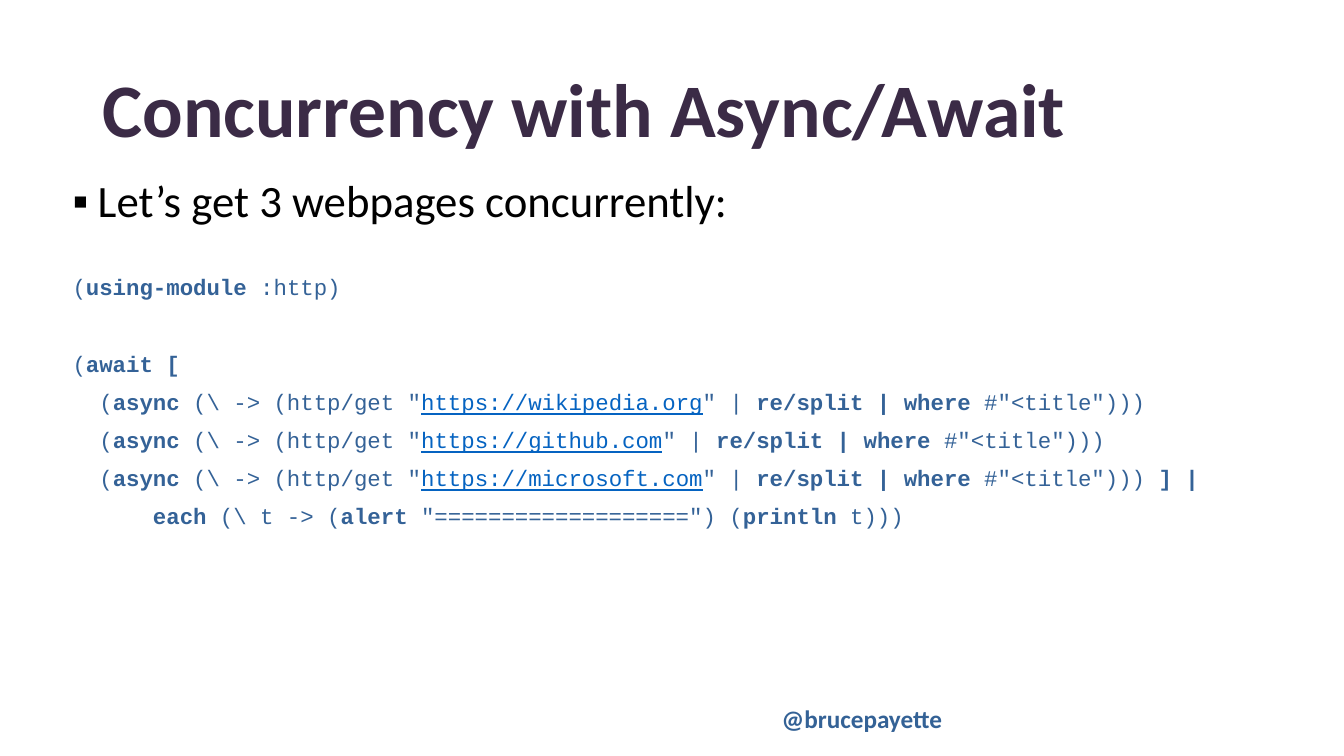
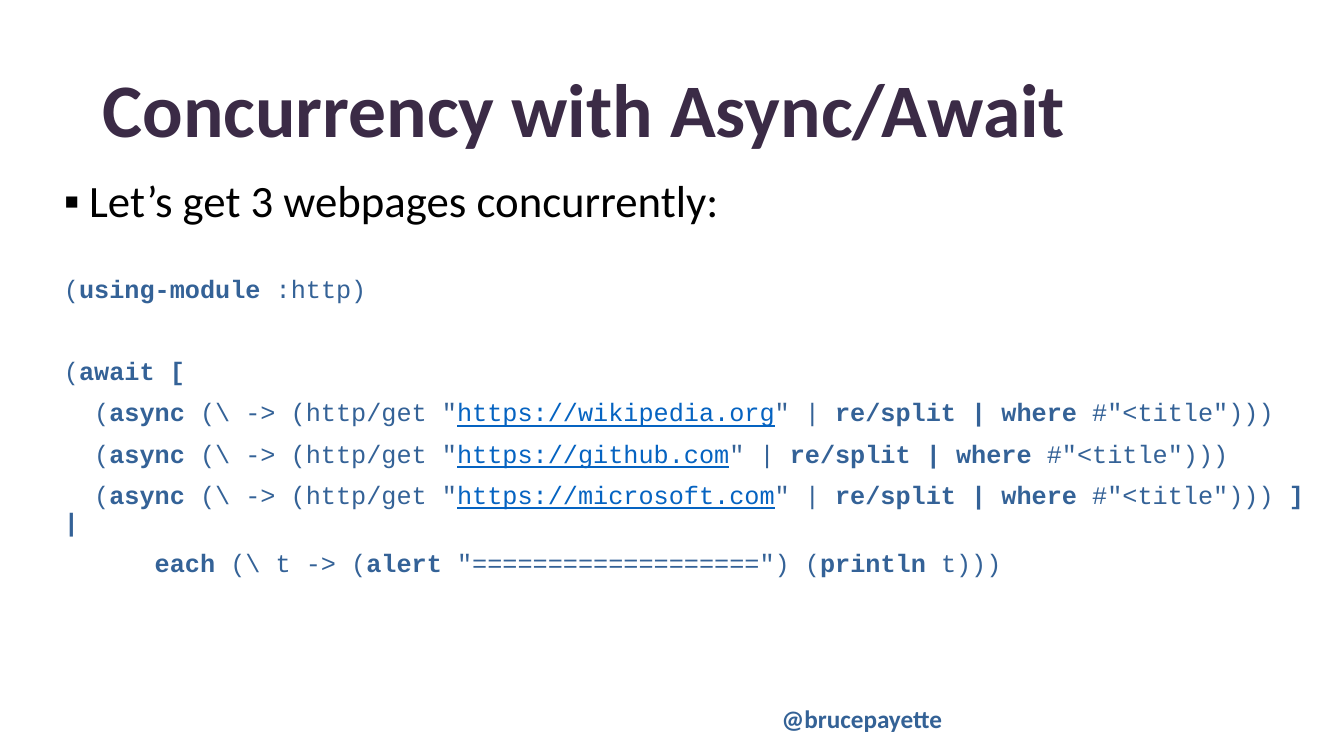
Before and after one commit to BrucePay/BraidLang, a slide deck: slide 21 of PSCONFEU23_payette_braid.pptx. Drawn at 1344x756 pixels with LibreOffice and Linux fonts; fonts in the diff are those of the drawing; background and template pictures are left out. Boxes give left, top, right and bottom in pixels: in the first picture for what was removed or moved away, otherwise in the second. Text is boxed around its words. In the diff, an @@ line names an element or a change of style, - is before the commit and + after.

Commit message:
Adjusted fonts

```diff
--- a/PSCONFEU23_payette_braid.pptx
+++ b/PSCONFEU23_payette_braid.pptx
@@ text "Let’s get 3 webpages concurrently:": place and size @@
-text "Let’s get 3 webpages concurrently:" at [73, 185, 1145, 529]
+text "Let’s get 3 webpages concurrently:" at [64, 185, 1273, 578]
@@ text at [64, 279, 1273, 578]: size 16 to 18 pt @@
```
Also in this commit, not shown: 2 other slides changed.
